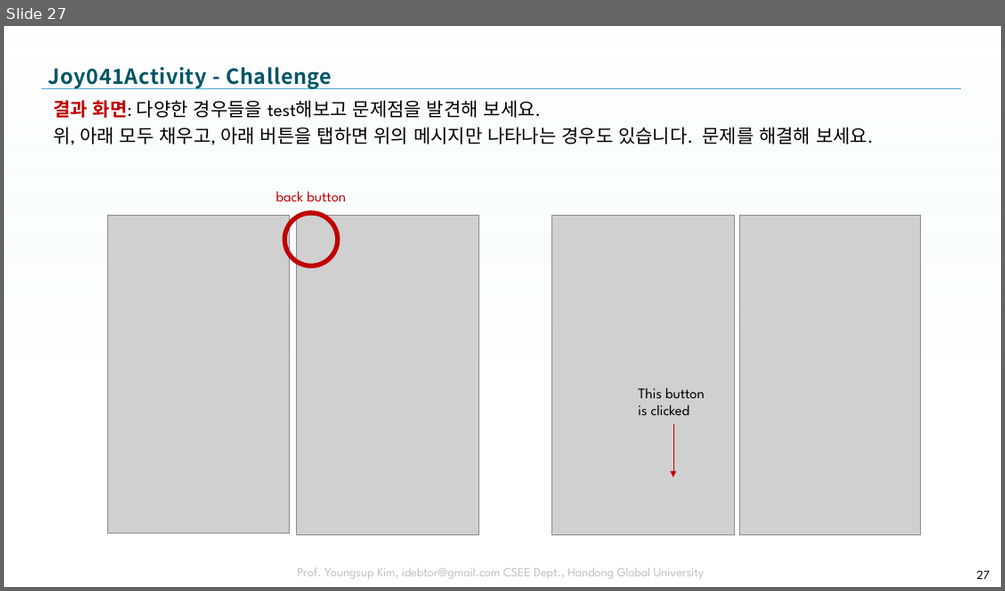
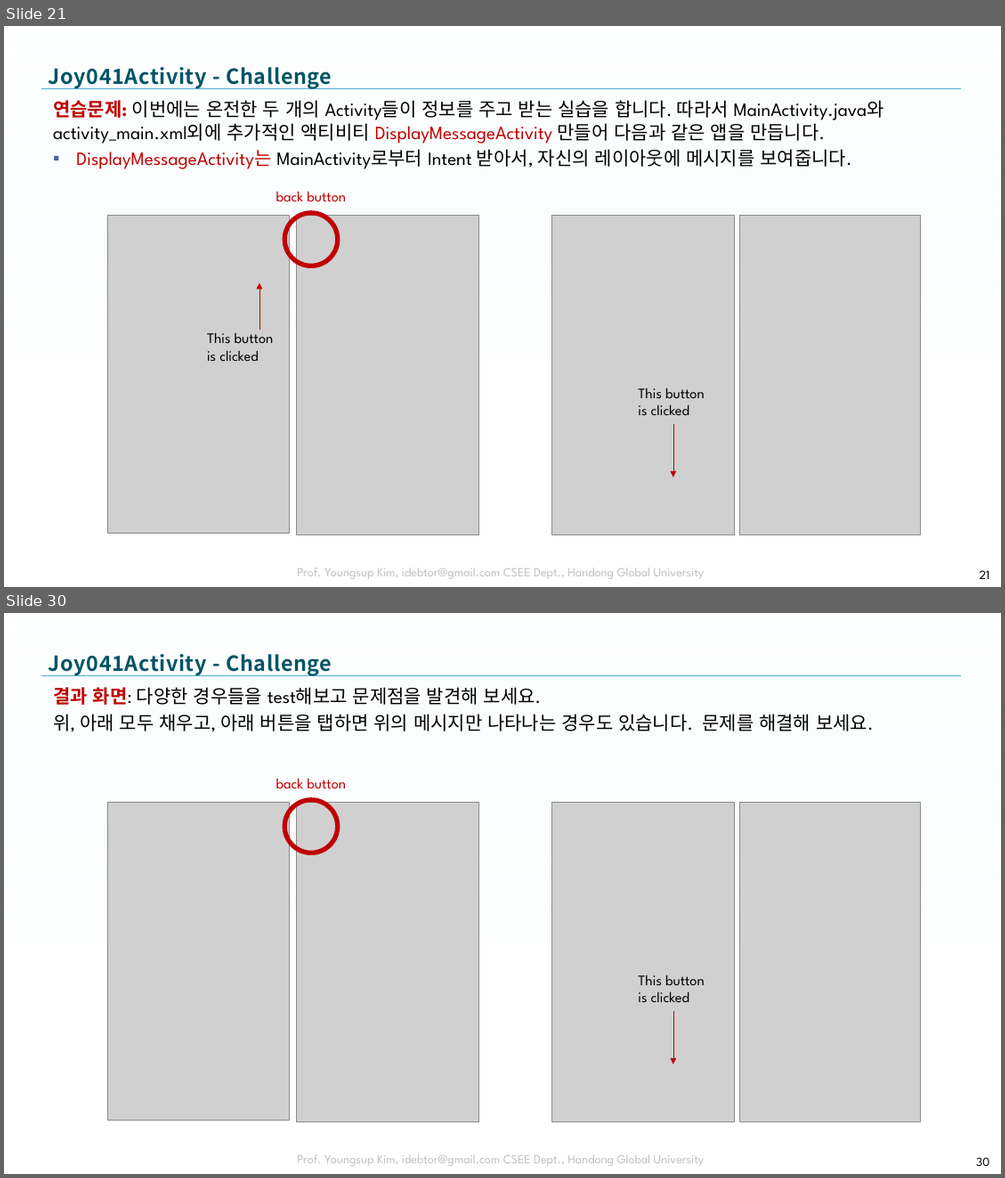
Before and after one commit to tae7841/HuStarAS, a slide deck: ppts/04Activity.pptx. Shown one above the other, each under a label of ours: slide 27 before the commit, slides 21 and 30 after it; the slides between them are not shown. The pictures are 1005x591 and 1005x1178 pixels, drawn with LibreOffice and Linux fonts; fonts in the diff are those of the drawing; grey boxes stand for pictures; background and template pictures are left out. Boxes give left, top, right and bottom in pixels: in the first picture for what was removed or moved away, otherwise in the second. Text is boxed around its words. In the diff, an @@ line names an element or a change of style, - is before the commit and + after.

```diff
--- a/ppts/04Activity.pptx
+++ b/ppts/04Activity.pptx
@@ slide 21 added at [4, 26, 1001, 587], background picture (left out); not listed: 3 template elements that a slide beside it also shows @@
@@ title added at [48, 67, 332, 89], 20 pt, text gradient #005466 to #005061 to #003E4B, bold @@
+Joy041Activity - Challenge
@@ text added at [53, 100, 884, 169], 18 pt, text #000000 @@
+연습문제: 이번에는 온전한 두 개의 Activity들이 정보를 주고 받는 실습을 합니다. 따라서 MainActivity.java와 activity_main.xml외에 추가적인 액티비티 DisplayMessageActivity 만들어 다음과 같은 앱을 만듭니다.
+▪ DisplayMessageActivity는 MainActivity로부터 Intent 받아서, 자신의 레이아웃에 메시지를 보여줍니다.
@@ text added at [276, 191, 346, 201], 14 pt, text #C00000 @@
+back button
@@ picture added at [107, 215, 290, 533] @@
@@ ellipse added at [284, 213, 338, 266], outline #C00000 4.5 pt @@
@@ picture added at [297, 215, 479, 534] @@
@@ picture added at [552, 215, 735, 534] @@
@@ picture added at [740, 215, 921, 534] @@
@@ arrow added from (259, 329) to (259, 283), #C00000 0.25 pt @@
@@ text added at [207, 329, 274, 361], 14 pt, text #000000 @@
+This button
+is clicked
@@ text added at [638, 387, 704, 415], 14 pt, text #000000 @@
+This button
+is clicked
@@ arrow added from (673, 424) to (673, 477), #C00000 0.25 pt @@
@@ page number added at [979, 570, 990, 579], 12 pt, text #000000 @@
+21
@@ what was slide 27 is now slide 30 @@
@@ page number at [976, 1157, 989, 1166]: text changed @@
-27
+30
```
Also in this commit, not shown: 12 slides changed, 11 other slides added.
